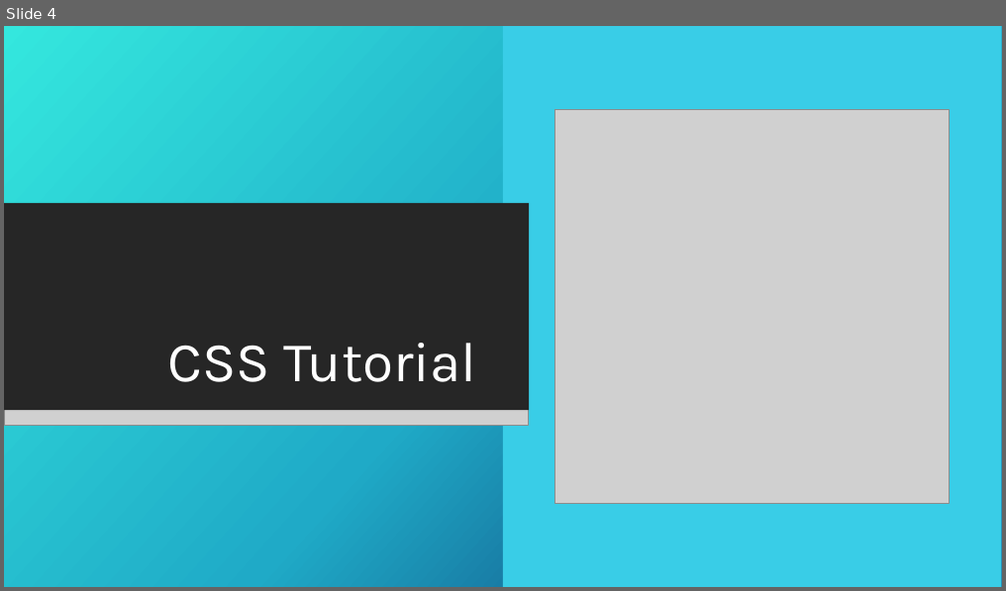
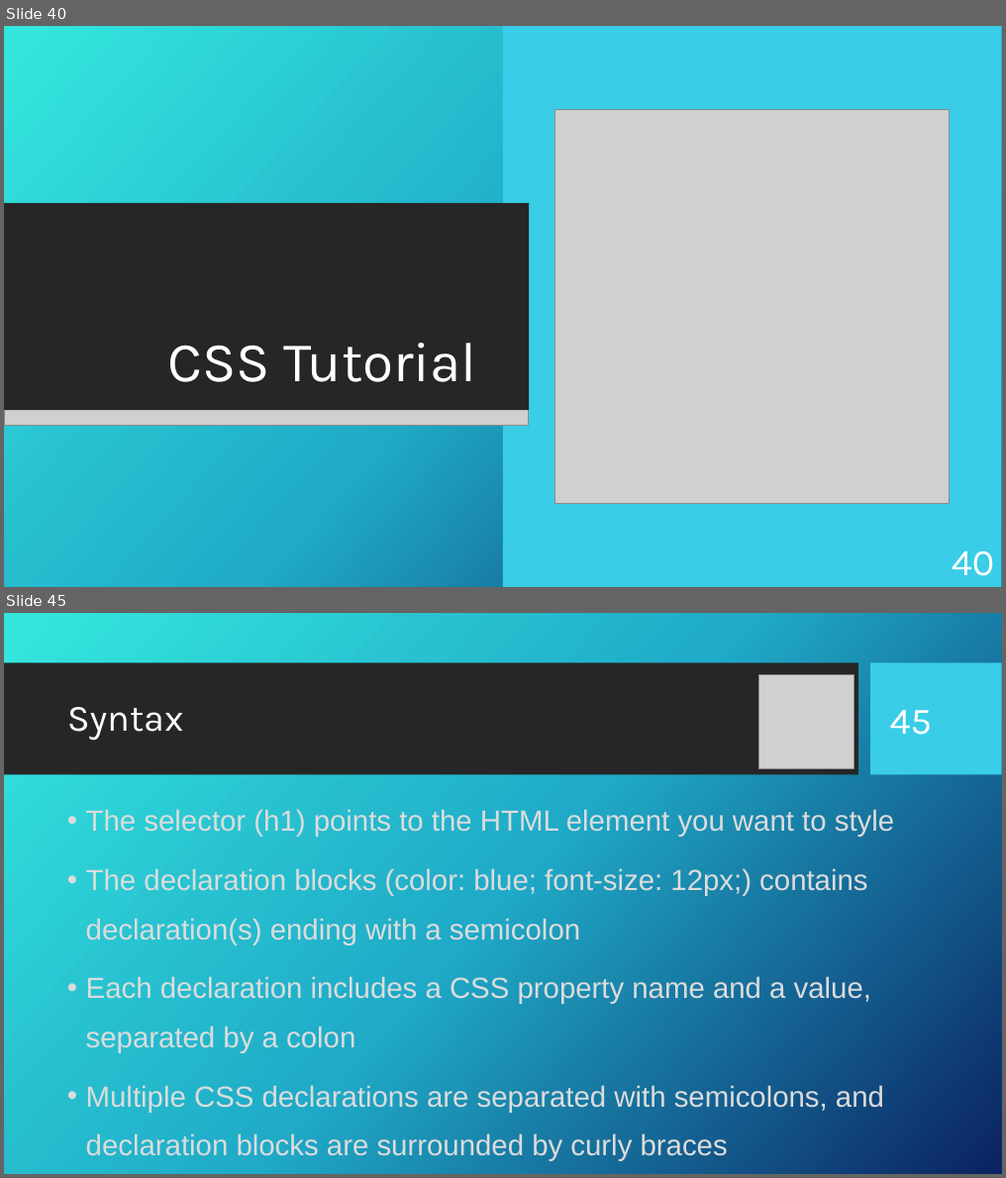
Before and after one commit to KurtAbraham/CS451, a slide deck: CS 451-KAbraham-Internet Technologies Tutorials.pptx. Shown one above the other, each under a label of ours: slide 4 before the commit, slides 40 and 45 after it; the slides between them are not shown. The pictures are 1006x591 and 1006x1178 pixels, drawn with LibreOffice and Linux fonts; fonts in the diff are those of the drawing; grey boxes stand for pictures; background and template pictures are left out. Boxes give left, top, right and bottom in pixels: in the first picture for what was removed or moved away, otherwise in the second. Text is boxed around its words. In the diff, an @@ line names an element or a change of style, - is before the commit and + after.

```diff
--- a/CS 451-KAbraham-Internet Technologies Tutorials.pptx
+++ b/CS 451-KAbraham-Internet Technologies Tutorials.pptx
@@ slide 45 added at [4, 613, 1002, 1174], background picture (left out) @@
@@ rectangle added at [4, 663, 858, 775], fill #262626 @@
@@ rectangle added at [871, 663, 1002, 775], fill #39CDE7 @@
@@ picture added at [759, 674, 853, 768] @@
@@ title added at [67, 707, 184, 740], 36 pt, text #FFFFFF @@
+Syntax
@@ page number added at [890, 710, 932, 735], 36 pt, text #FFFFFF @@
+45
@@ text added at [86, 809, 894, 1161], 28 pt, text #DCDCDC @@
+• The selector (h1) points to the HTML element you want to style
+• The declaration blocks (color: blue; font-size: 12px;) contains declaration(s) ending with a semicolon
+• Each declaration includes a CSS property name and a value, separated by a colon
+• Multiple CSS declarations are separated with semicolons, and declaration blocks are surrounded by curly braces
@@ what was slide 4 is now slide 40 @@
@@ slide 40 changed as well @@
@@ page number added at [951, 552, 995, 576], 36 pt, text #FFFFFF @@
+40
```
Also in this commit, not shown: 2 other slides changed, 84 other slides added, 1 slide removed, 10 other files.
